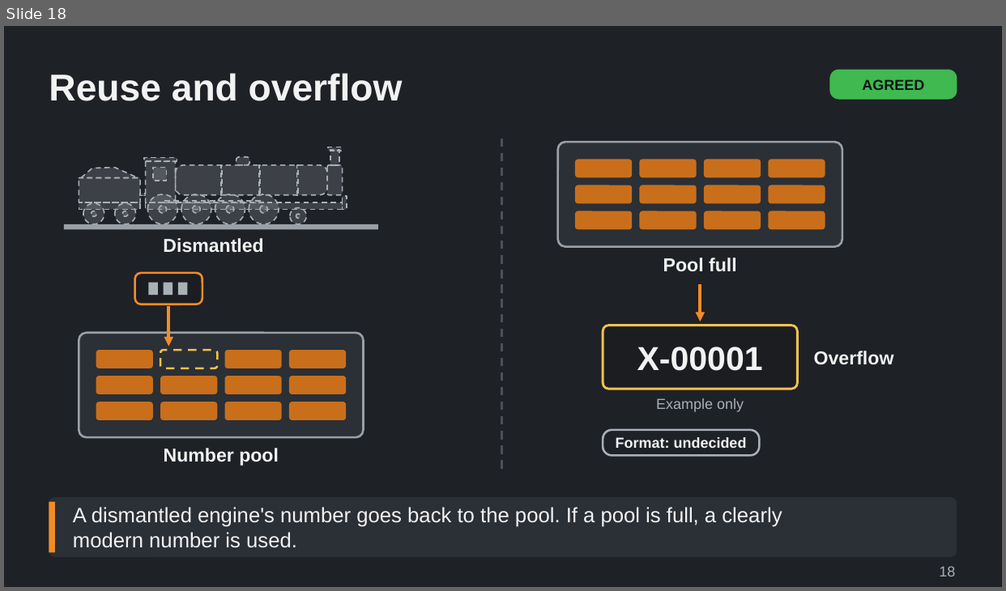
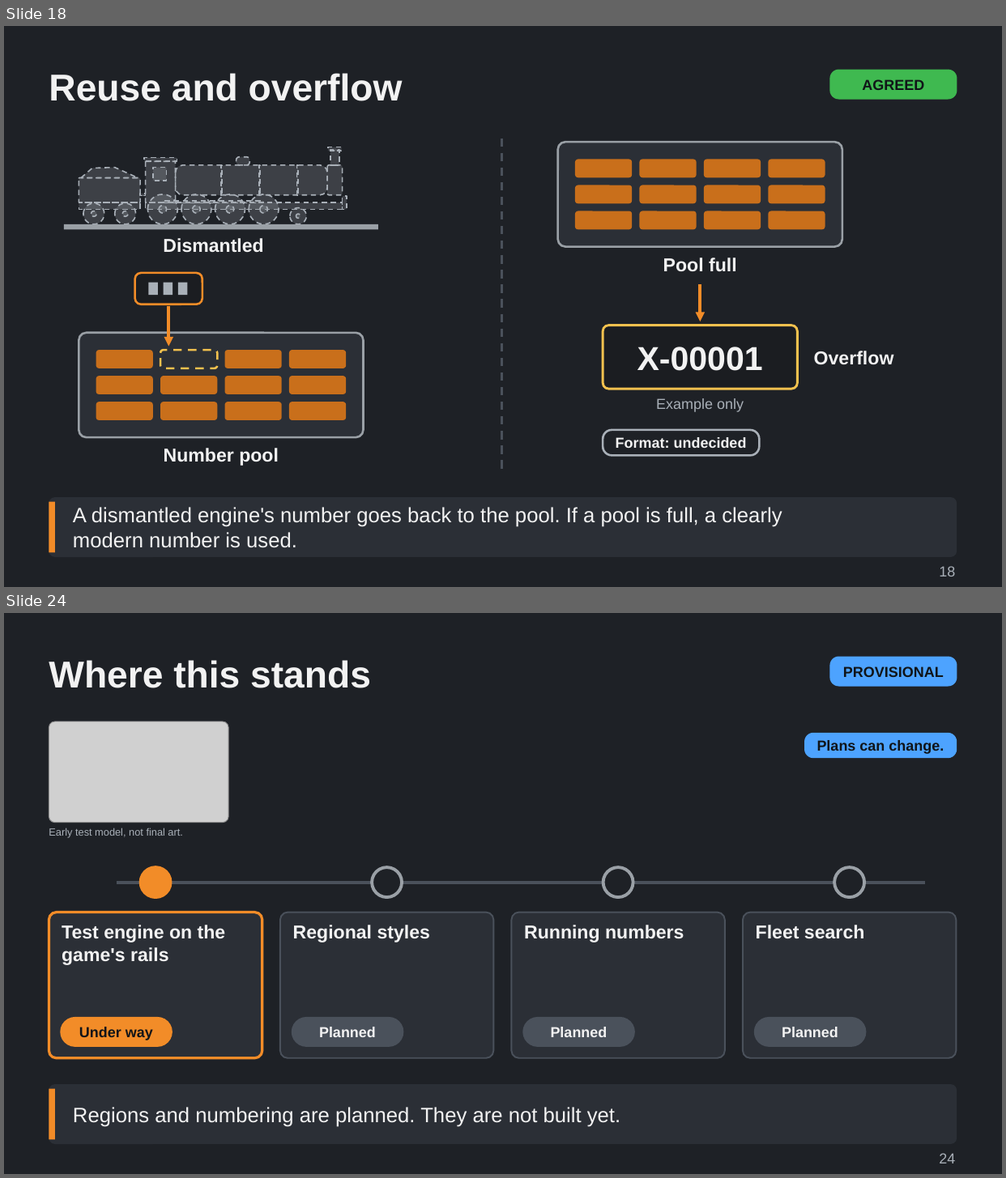
Before and after one commit to Tarenkookoo/Satisfactory---Early-Locomotion, a slide deck: Reporting/Claude Presents/Deck5_Regions_Numbers/Regions_Numbers_and_Fleet_Identity_Explained.pptx. Shown one above the other, each under a label of ours: slide 18 before the commit, slides 18 and 24 after it; the slides between them are not shown. The pictures are 1006x591 and 1006x1178 pixels, drawn with LibreOffice and Linux fonts; fonts in the diff are those of the drawing; grey boxes stand for pictures. Boxes give left, top, right and bottom in pixels: in the first picture for what was removed or moved away, otherwise in the second. Text is boxed around its words. In the diff, an @@ line names an element or a change of style, - is before the commit and + after.

```diff
--- a/Reporting/Claude Presents/Deck5_Regions_Numbers/Regions_Numbers_and_Fleet_Identity_Explained.pptx
+++ b/Reporting/Claude Presents/Deck5_Regions_Numbers/Regions_Numbers_and_Fleet_Identity_Explained.pptx
@@ slide 24 added at [4, 613, 1002, 1174], background #1E2126 @@
@@ title added at [49, 660, 371, 688], 36 pt, text #F2F2F2, bold @@
+Where this stands
@@ rounded rectangle added at [829, 657, 957, 687], fill #4DA3FF, 14 pt, text #101418, bold @@
+PROVISIONAL
@@ picture added at [49, 722, 228, 823] @@
@@ rounded rectangle added at [804, 733, 957, 758], fill #4DA3FF, 14 pt, text #101418, bold @@
+Plans can change.
@@ text added at [49, 828, 182, 838], 10 pt, text #A9B0B8 @@
+Early test model, not final art.
@@ group added at [49, 867, 957, 1059]: 8 rounded rectangles, 4 ellipses, 4 texts, 1 line @@
+Test engine on the game's rails
+Under way
+Regional styles
+Planned
+Running numbers
+Planned
+Fleet search
+Planned
@@ rounded rectangle added at [49, 1084, 957, 1144], fill #2B2F36 @@
@@ rectangle added at [49, 1089, 55, 1140], fill #F28C28 @@
@@ text added at [73, 1107, 620, 1127], 20 pt, text #F2F2F2 @@
+Regions and numbering are planned. They are not built yet.
@@ text added at [939, 1153, 955, 1164], 14 pt, text #A9B0B8 @@
+24
```
Also in this commit, not shown: 1 slide changed, 7 other slides added, 5 other files.
